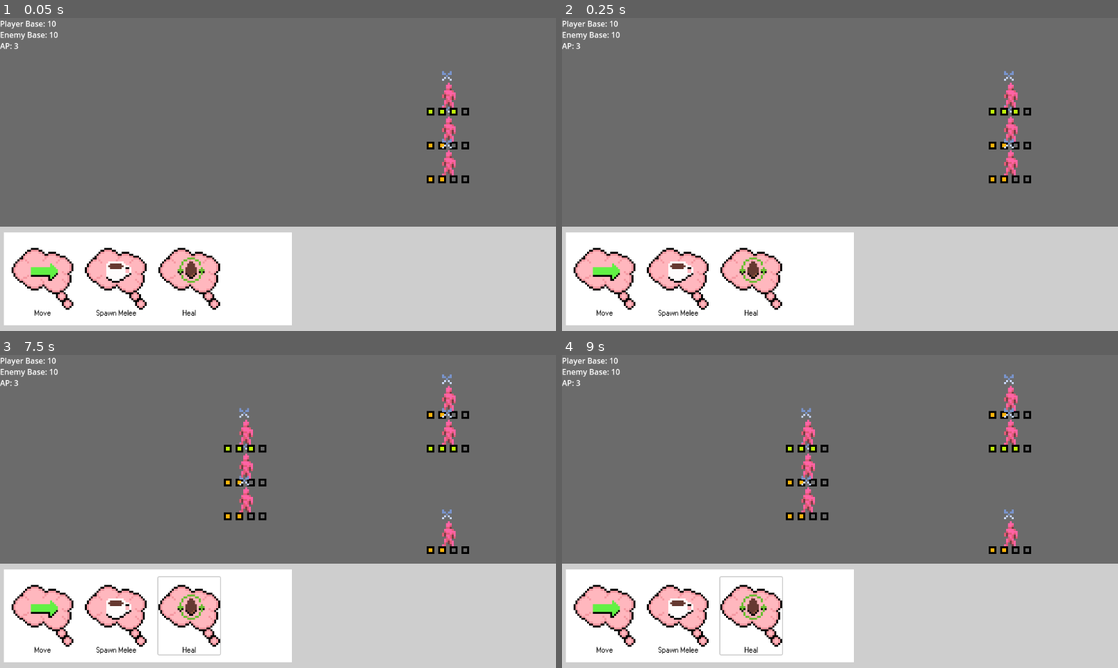
Above: before the commit, frames 1-4 (two rows, left to right).
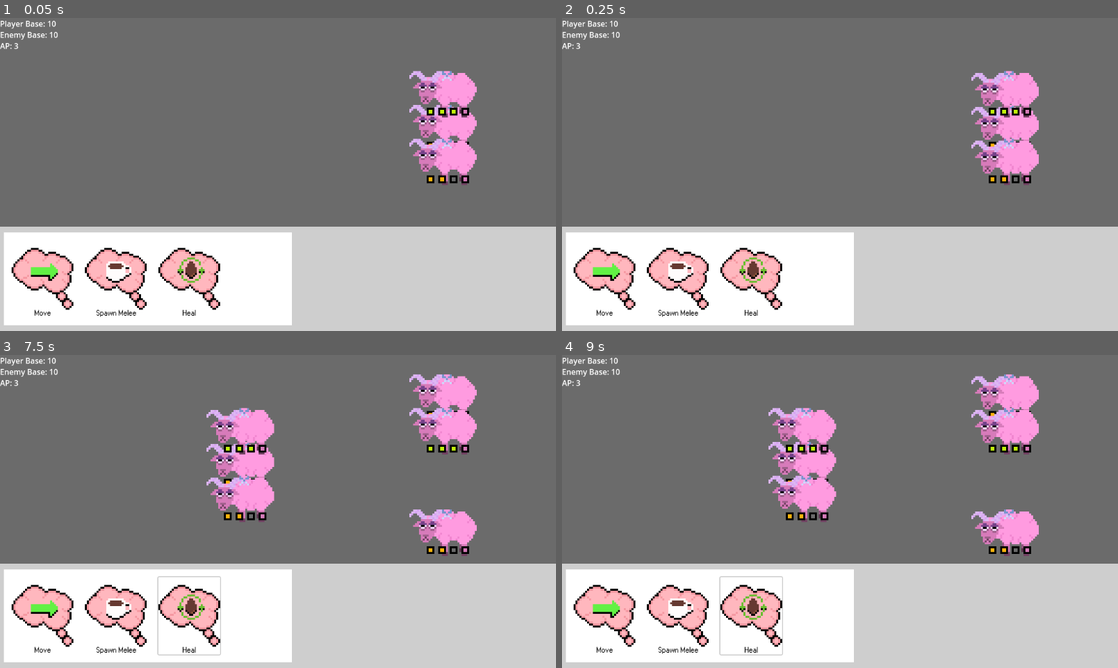
Above: after the commit, the same moments.

Repository: Jusbusy/game-off-2025
Game: Godot game, scene res://game.tscn
Same seed, same stepped clock (60 frames per second), same inputs: the game is played once before the commit and once after it.
Inputs (mouse positions are in pixels of both pictures, inside the frame that each line leads up to):
- Up to frame 1 (0.05 s): no input
- Up to frame 2 (0.25 s): no input
- Up to frame 3 (7.5 s): click "Move" at 0.5 s; click "Spawn Melee" at 1.25 s; click "Heal" at 2 s; click "Move" at 2.75 s; click "Spawn Melee" at 3.5 s; click "Heal" at 4.25 s; click "Move" at 5 s; click "Spawn Melee" at 5.75 s; click "Heal" at 6.5 s; tap Enter (end_turn) at 7.25, 7.35 s; move the mouse to (400, 495) at 7.27 s
- Up to frame 4 (9 s): move the mouse to (728, 527) at 8.02 s; click (728, 527) at 8.1 s; move the mouse to (895, 442) at 8.77 s; tap 1 (select_card_1) at 8.85 s

The runs differ from the first frame. In frame 1, 2.9% of the frame differs, in the area x 73-86%, y 16-54%; in frame 2, 2.9%; in frame 3, 5.9%, in the area x 37-86%, y 6-65%; in frame 4, 5.9%.

Commit message:
Added new sprite sheets + logic for animations
Added sprite sheets for coffee player unit and sheep enemy. Added logic for idle and attack animations.

Diff:
--- a/Units/Enemies/e_melee.tscn
+++ b/Units/Enemies/e_melee.tscn
@@ -1,18 +1,60 @@
-[gd_scene load_steps=5 format=3 uid="uid://b7kkijsv8bgvi"]
+[gd_scene load_steps=10 format=3 uid="uid://b7kkijsv8bgvi"]
 
 [ext_resource type="Script" uid="uid://da1eoycqb3jxt" path="res://unit.gd" id="1_xo38n"]
-[ext_resource type="Texture2D" uid="uid://cg57fanurxxfs" path="res://Sprites/Unit Sprites/Enemy.png" id="2_yuoie"]
+[ext_resource type="Texture2D" uid="uid://1epdsv8crshr" path="res://Sprites/Unit Sprites/1024x1024_DreamSheep_SpriteSheet.png" id="2_xo38n"]
 [ext_resource type="Texture2D" uid="uid://f16gwyyvytur" path="res://Sprites/Attack Sprites/RockAttackIcon.png" id="3_d5b6v"]
 [ext_resource type="Texture2D" uid="uid://dlvarjgfoh5je" path="res://Health Bar Sprites/HealthBar4.png" id="4_w7606"]
+
+[sub_resource type="AtlasTexture" id="AtlasTexture_yuoie"]
+atlas = ExtResource("2_xo38n")
+region = Rect2(0, 0, 64, 64)
+
+[sub_resource type="AtlasTexture" id="AtlasTexture_d5b6v"]
+atlas = ExtResource("2_xo38n")
+region = Rect2(0, 64, 64, 64)
+
+[sub_resource type="AtlasTexture" id="AtlasTexture_w7606"]
+atlas = ExtResource("2_xo38n")
+region = Rect2(0, 0, 64, 64)
+
+[sub_resource type="AtlasTexture" id="AtlasTexture_wlnjh"]
+atlas = ExtResource("2_xo38n")
+region = Rect2(64, 0, 64, 64)
+
+[sub_resource type="SpriteFrames" id="SpriteFrames_8hsi5"]
+animations = [{
+"frames": [{
+"duration": 1.0,
+"texture": SubResource("AtlasTexture_yuoie")
+}, {
+"duration": 1.0,
+"texture": SubResource("AtlasTexture_d5b6v")
+}],
+"loop": false,
+"name": &"attack",
+"speed": 5.0
+}, {
+"frames": [{
+"duration": 1.0,
+"texture": SubResource("AtlasTexture_w7606")
+}, {
+"duration": 1.0,
+"texture": SubResource("AtlasTexture_wlnjh")
+}],
+"loop": true,
+"name": &"idle",
+"speed": 5.0
+}]
 
 [node name="Unit" type="Node2D"]
 script = ExtResource("1_xo38n")
 enemy = true
 
-[node name="MainSprite" type="Sprite2D" parent="."]
+[node name="MainSprite" type="AnimatedSprite2D" parent="."]
 texture_filter = 1
 scale = Vector2(4, 4)
-texture = ExtResource("2_yuoie")
+sprite_frames = SubResource("SpriteFrames_8hsi5")
+animation = &"attack"
 
 [node name="AttackIcon" type="Sprite2D" parent="."]
 texture_filter = 1
--- a/Units/Enemies/e_tank.tscn
+++ b/Units/Enemies/e_tank.tscn
@@ -1,19 +1,62 @@
-[gd_scene load_steps=5 format=3 uid="uid://bs2tlgsf5vi2c"]
+[gd_scene load_steps=10 format=3 uid="uid://bs2tlgsf5vi2c"]
 
 [ext_resource type="Script" uid="uid://da1eoycqb3jxt" path="res://unit.gd" id="1_j14ah"]
-[ext_resource type="Texture2D" uid="uid://cg57fanurxxfs" path="res://Sprites/Unit Sprites/Enemy.png" id="2_1sugd"]
+[ext_resource type="Texture2D" uid="uid://1epdsv8crshr" path="res://Sprites/Unit Sprites/1024x1024_DreamSheep_SpriteSheet.png" id="2_j14ah"]
 [ext_resource type="Texture2D" uid="uid://f16gwyyvytur" path="res://Sprites/Attack Sprites/RockAttackIcon.png" id="3_5kw6y"]
 [ext_resource type="Texture2D" uid="uid://dlvarjgfoh5je" path="res://Health Bar Sprites/HealthBar4.png" id="4_bsrau"]
+
+[sub_resource type="AtlasTexture" id="AtlasTexture_1sugd"]
+atlas = ExtResource("2_j14ah")
+region = Rect2(0, 0, 64, 64)
+
+[sub_resource type="AtlasTexture" id="AtlasTexture_5kw6y"]
+atlas = ExtResource("2_j14ah")
+region = Rect2(0, 64, 64, 64)
+
+[sub_resource type="AtlasTexture" id="AtlasTexture_bsrau"]
+atlas = ExtResource("2_j14ah")
+region = Rect2(0, 0, 64, 64)
+
+[sub_resource type="AtlasTexture" id="AtlasTexture_cqxq8"]
+atlas = ExtResource("2_j14ah")
+region = Rect2(64, 0, 64, 64)
+
+[sub_resource type="SpriteFrames" id="SpriteFrames_qxe85"]
+animations = [{
+"frames": [{
+"duration": 1.0,
+"texture": SubResource("AtlasTexture_1sugd")
+}, {
+"duration": 1.0,
+"texture": SubResource("AtlasTexture_5kw6y")
+}],
+"loop": false,
+"name": &"attack",
+"speed": 5.0
+}, {
+"frames": [{
+"duration": 1.0,
+"texture": SubResource("AtlasTexture_bsrau")
+}, {
+"duration": 1.0,
+"texture": SubResource("AtlasTexture_cqxq8")
+}],
+"loop": true,
+"name": &"idle",
+"speed": 5.0
+}]
 
 [node name="Unit" type="Node2D"]
 script = ExtResource("1_j14ah")
 enemy = true
 max_health = 3
 
-[node name="MainSprite" type="Sprite2D" parent="."]
+[node name="MainSprite" type="AnimatedSprite2D" parent="."]
 texture_filter = 1
 scale = Vector2(4, 4)
-texture = ExtResource("2_1sugd")
+sprite_frames = SubResource("SpriteFrames_qxe85")
+animation = &"attack"
+frame_progress = 0.9256413
 
 [node name="AttackIcon" type="Sprite2D" parent="."]
 texture_filter = 1
--- a/Units/Friendlies/f_melee.tscn
+++ b/Units/Friendlies/f_melee.tscn
@@ -1,17 +1,59 @@
-[gd_scene load_steps=5 format=3 uid="uid://be3sj3gckm8dw"]
+[gd_scene load_steps=10 format=3 uid="uid://be3sj3gckm8dw"]
 
 [ext_resource type="Script" uid="uid://da1eoycqb3jxt" path="res://unit.gd" id="1_v634n"]
-[ext_resource type="Texture2D" uid="uid://c2ck1svw21cin" path="res://Sprites/Unit Sprites/Friendly.png" id="2_tcbs7"]
+[ext_resource type="Texture2D" uid="uid://cj7g0p7clo6iq" path="res://Sprites/Unit Sprites/1024x1024_CoffeeCup_SpriteSheet.png" id="2_v634n"]
 [ext_resource type="Texture2D" uid="uid://f16gwyyvytur" path="res://Sprites/Attack Sprites/RockAttackIcon.png" id="3_t0inq"]
 [ext_resource type="Texture2D" uid="uid://dlvarjgfoh5je" path="res://Health Bar Sprites/HealthBar4.png" id="4_hsnt5"]
+
+[sub_resource type="AtlasTexture" id="AtlasTexture_tcbs7"]
+atlas = ExtResource("2_v634n")
+region = Rect2(0, 0, 64, 64)
+
+[sub_resource type="AtlasTexture" id="AtlasTexture_t0inq"]
+atlas = ExtResource("2_v634n")
+region = Rect2(0, 64, 64, 64)
+
+[sub_resource type="AtlasTexture" id="AtlasTexture_hsnt5"]
+atlas = ExtResource("2_v634n")
+region = Rect2(0, 0, 64, 64)
+
+[sub_resource type="AtlasTexture" id="AtlasTexture_sxbv2"]
+atlas = ExtResource("2_v634n")
+region = Rect2(64, 0, 64, 64)
+
+[sub_resource type="SpriteFrames" id="SpriteFrames_712x5"]
+animations = [{
+"frames": [{
+"duration": 1.0,
+"texture": SubResource("AtlasTexture_tcbs7")
+}, {
+"duration": 1.0,
+"texture": SubResource("AtlasTexture_t0inq")
+}],
+"loop": false,
+"name": &"attack",
+"speed": 5.0
+}, {
+"frames": [{
+"duration": 1.0,
+"texture": SubResource("AtlasTexture_hsnt5")
+}, {
+"duration": 1.0,
+"texture": SubResource("AtlasTexture_sxbv2")
+}],
+"loop": true,
+"name": &"idle",
+"speed": 5.0
+}]
 
 [node name="Unit" type="Node2D"]
 script = ExtResource("1_v634n")
 
-[node name="MainSprite" type="Sprite2D" parent="."]
+[node name="MainSprite" type="AnimatedSprite2D" parent="."]
 texture_filter = 1
 scale = Vector2(4, 4)
-texture = ExtResource("2_tcbs7")
+sprite_frames = SubResource("SpriteFrames_712x5")
+animation = &"attack"
 
 [node name="AttackIcon" type="Sprite2D" parent="."]
 texture_filter = 1
--- a/globals.gd
+++ b/globals.gd
@@ -40,6 +40,7 @@
 
 enum TurnPhase { SPAWN, CARD, BATTLE, MOVE, BASE }
 var turn_phase
+var blocking_animations = 0
 var turn_count = 0
 
 var spawn_freqs = [["e_melee", 2], ["e_melee", 2], ["e_tank", 2]]
@@ -85,6 +86,9 @@
 	turn_phase = TurnPhase.SPAWN
 
 func _process(_delta):
+	if blocking_animations != 0:
+		return
+
 	match(turn_phase):
 		TurnPhase.SPAWN: # Handle unit spawns
 			for spawn in spawn_freqs:
--- a/unit.gd
+++ b/unit.gd
@@ -54,6 +54,10 @@
 func _ready():
 	health = max_health
 
+func _process(_delta):
+	if !get_node("MainSprite").is_playing():
+		get_node("MainSprite").play("idle")
+
 func _try_attack():
 	var elem = get_local(forward)
 	if !elem || enemy == elem.enemy:
@@ -66,6 +70,8 @@
 		elem.health -= 2
 	else:
 		elem.health -= 1
+
+	play_blocking_animation("attack")
 
 func _try_move(allow_auto_move = true):
 	var elem = get_local(forward)
@@ -80,3 +86,12 @@
 			attack_form = AttackForm.SCISSORS
 		AttackForm.SCISSORS:
 			attack_form = AttackForm.ROCK
+
+func play_blocking_animation(name):
+	get_node("MainSprite").play(name)
+
+	Global.blocking_animations += 1
+	get_node("MainSprite").animation_finished.connect(
+		func(): Global.blocking_animations -= 1,
+		CONNECT_ONE_SHOT
+	)
Binary file added: Sprites/Unit Sprites/1024x1024_CoffeeCup_SpriteSheet.png
Not shown, added: Sprites/Unit Sprites/1024x1024_CoffeeCup_SpriteSheet.png.import
Binary file added: Sprites/Unit Sprites/1024x1024_DreamSheep_SpriteSheet.png
Not shown, added: Sprites/Unit Sprites/1024x1024_DreamSheep_SpriteSheet.png.import
